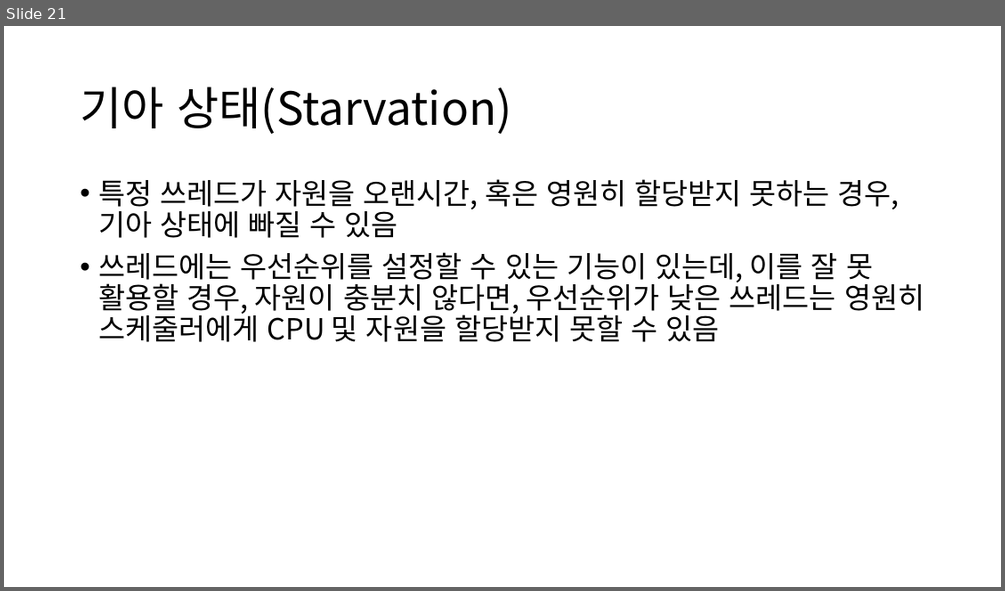
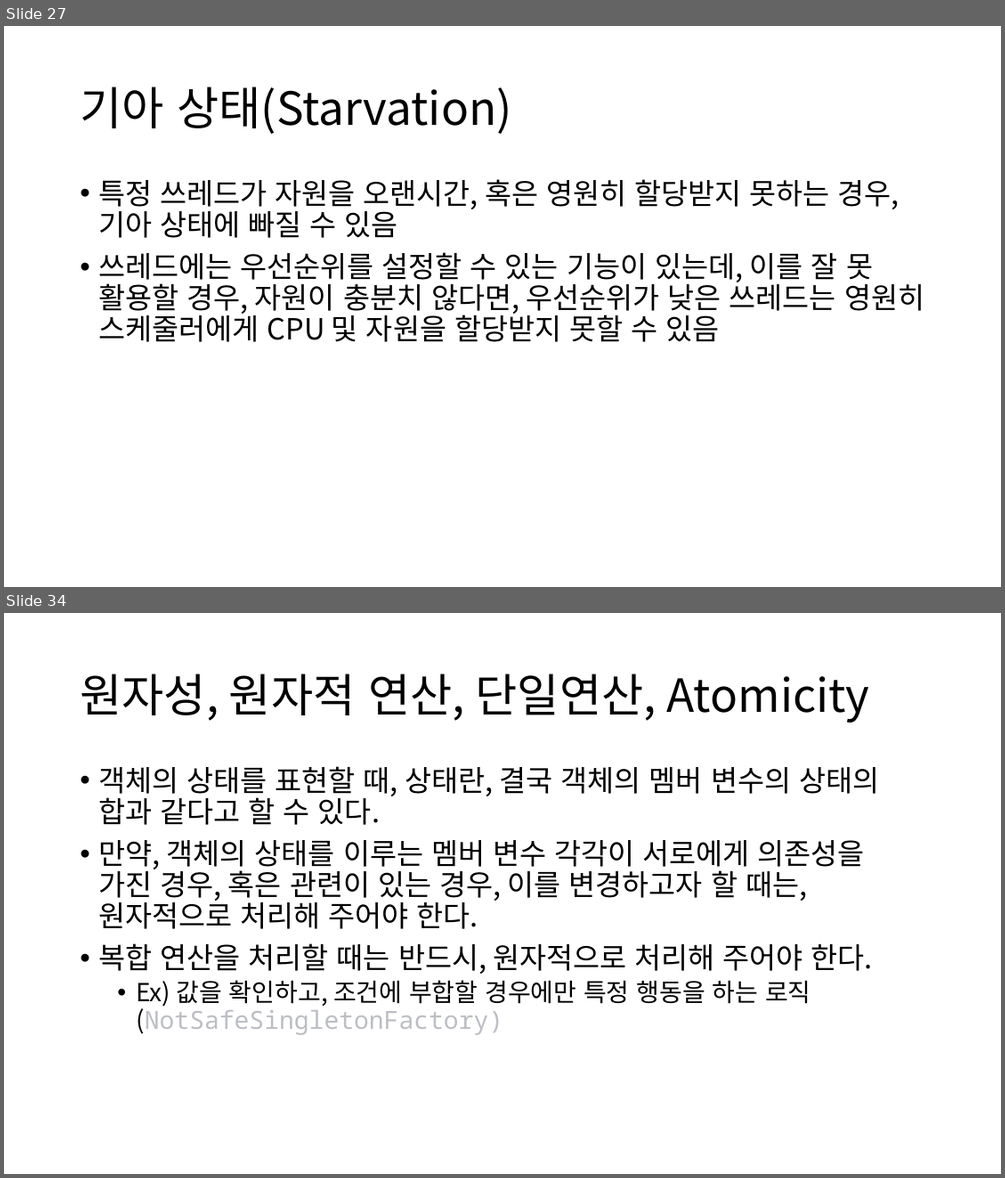
Before and after one commit to Baskervir/simcoding_jm, a slide deck: hy/수업자료/6주차 멀티쓰레딩/Multi Threading.pptx. Shown one above the other, each under a label of ours: slide 21 before the commit, slides 27 and 34 after it; the slides between them are not shown. The pictures are 1005x591 and 1005x1178 pixels, drawn with LibreOffice and Linux fonts; fonts in the diff are those of the drawing. Boxes give left, top, right and bottom in pixels: in the first picture for what was removed or moved away, otherwise in the second. Text is boxed around its words. In the diff, an @@ line names an element or a change of style, - is before the commit and + after.

```diff
--- a/hy/수업자료/6주차 멀티쓰레딩/Multi Threading.pptx
+++ b/hy/수업자료/6주차 멀티쓰레딩/Multi Threading.pptx
@@ slide 34 added at <box>4,613,1001,1174</box>, background #FFFFFF @@
@@ title added at <box>80,674,869,722</box>, 44 pt, text #000000 @@
+원자성, 원자적 연산, 단일연산, Atomicity
@@ text added at <box>98,766,879,1035</box>, 28 pt, text #000000 @@
+• 객체의 상태를 표현할 때, 상태란, 결국 객체의 멤버 변수의 상태의 합과 같다고 할 수 있다.
+• 만약, 객체의 상태를 이루는 멤버 변수 각각이 서로에게 의존성을 가진 경우, 혹은 관련이 있는 경우, 이를 변경하고자 할 때는, 원자적으로 처리해 주어야 한다.
+• 복합 연산을 처리할 때는 반드시, 원자적으로 처리해 주어야 한다.
+  • Ex) 값을 확인하고, 조건에 부합할 경우에만 특정 행동을 하는 로직(NotSafeSingletonFactory)
@@ what was slide 21 is now slide 27 @@
```
Also in this commit, not shown: 6 slides changed, 14 other slides added, 1 slide removed, 7 other files.
